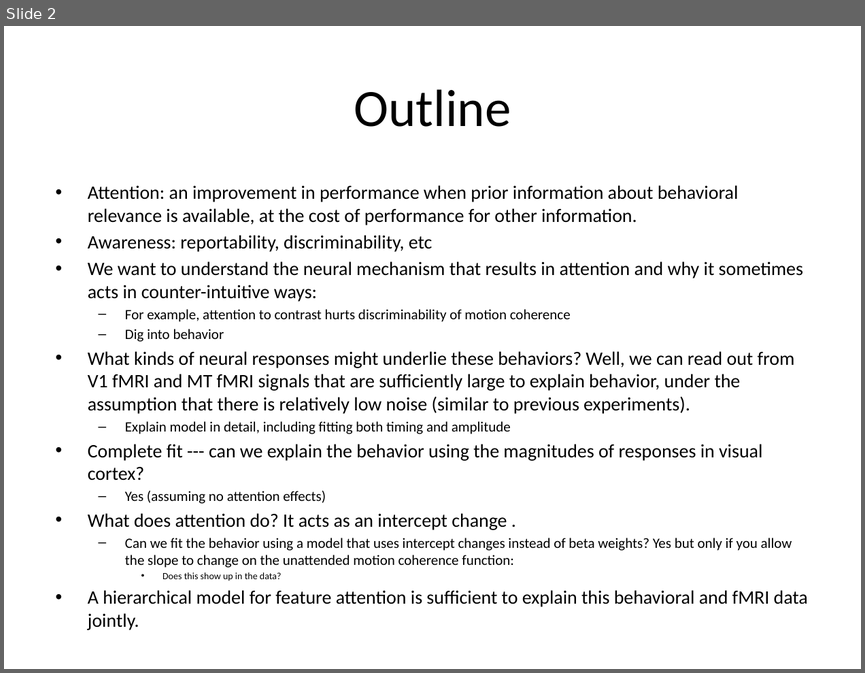
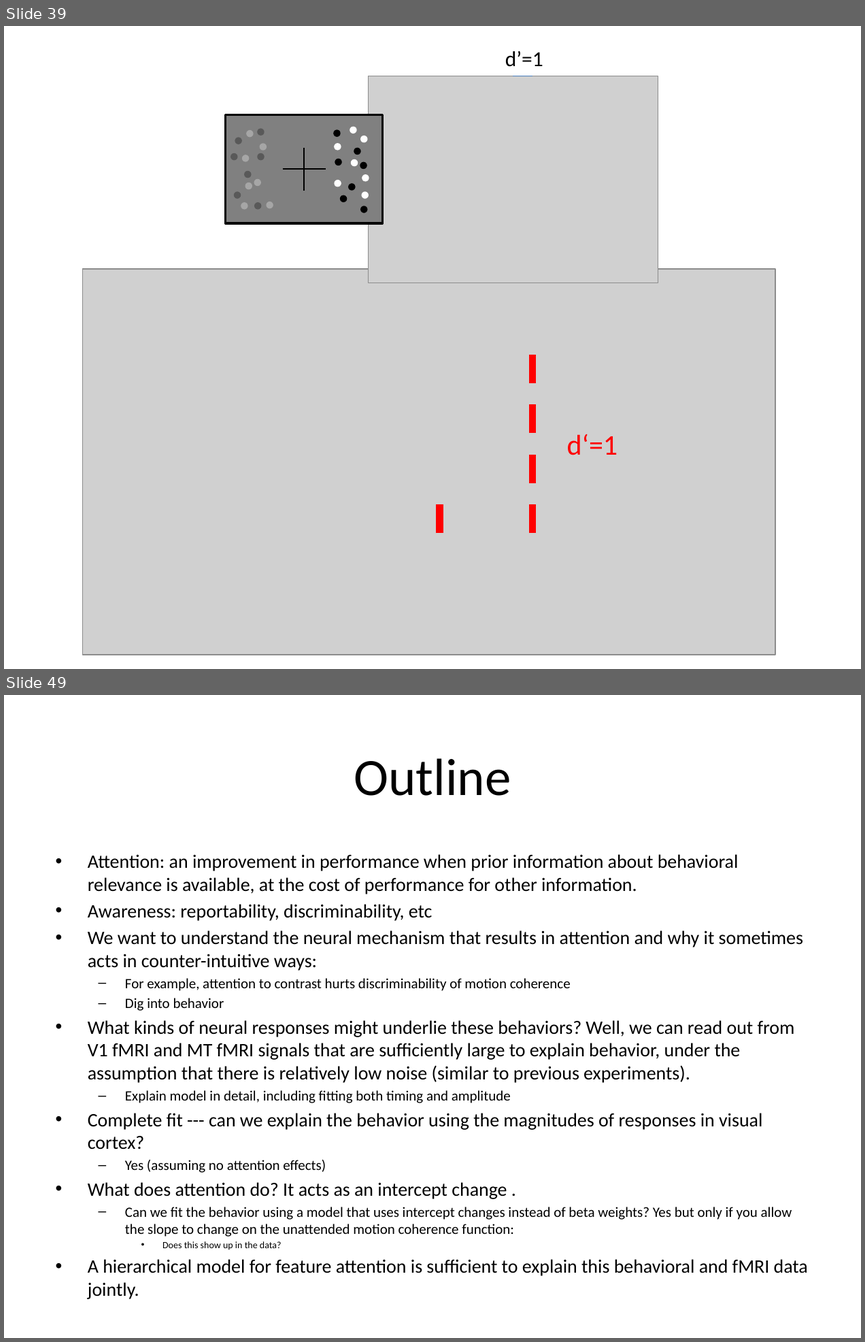
Before and after one commit to dbirman/att_awe, a slide deck: talks/20160823_mad_birman.pptx. Shown one above the other, each under a label of ours: slide 2 before the commit, slides 39 and 49 after it; the slides between them are not shown. The pictures are 865x673 and 865x1342 pixels, drawn with LibreOffice and Linux fonts; fonts in the diff are those of the drawing; grey boxes stand for pictures. Boxes give left, top, right and bottom in pixels: in the first picture for what was removed or moved away, otherwise in the second. Text is boxed around its words. In the diff, an @@ line names an element or a change of style, - is before the commit and + after.

```diff
--- a/talks/20160823_mad_birman.pptx
+++ b/talks/20160823_mad_birman.pptx
@@ slide 39 added at bbox=[4, 26, 861, 669], background #FFFFFF @@
@@ text added at bbox=[505, 51, 543, 67], 18 pt, text #000000 @@
+d’=1
@@ picture added at bbox=[368, 76, 657, 282] @@
@@ line added from (513, 76) to (532, 76), #4B7EBC 0.75 pt @@
@@ group added at bbox=[225, 115, 382, 223]: 28 ellipses, 2 lines, 1 rectangle @@
@@ picture added at bbox=[83, 269, 775, 654] @@
@@ line added from (532, 533) to (532, 354), #FF0000 6 pt dashed @@
@@ text added at bbox=[567, 434, 618, 455], 24 pt, text #FF0000 @@
+d‘=1
@@ line added from (439, 533) to (439, 490), #FF0000 6 pt dashed @@
@@ what was slide 2 is now slide 49 @@
```
Also in this commit, not shown: 47 other slides added, 5 slides removed, 11 other files.
